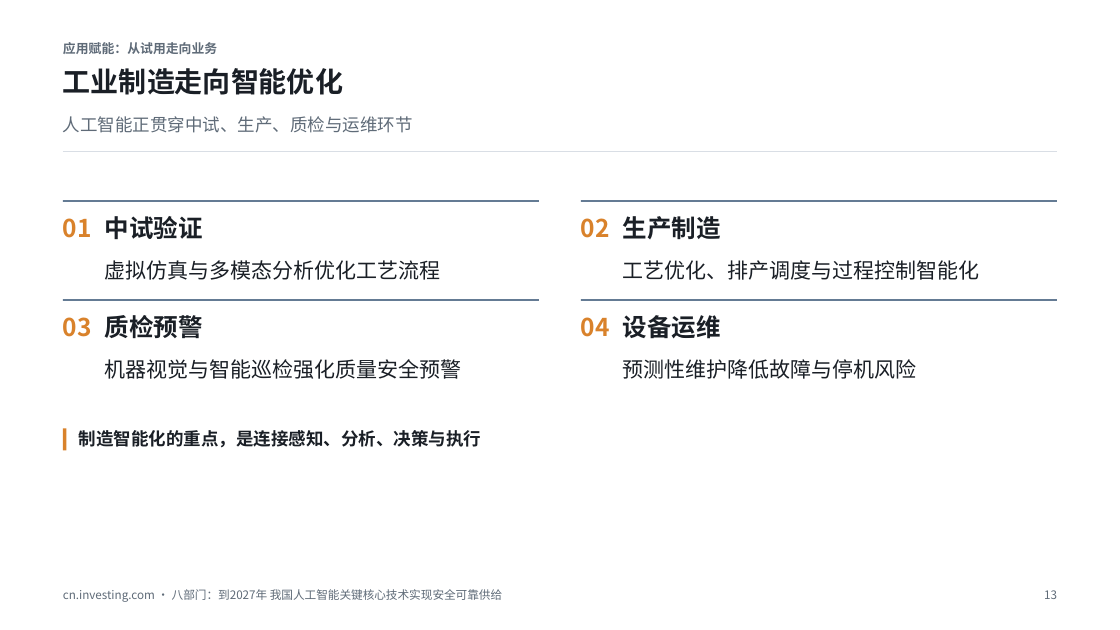
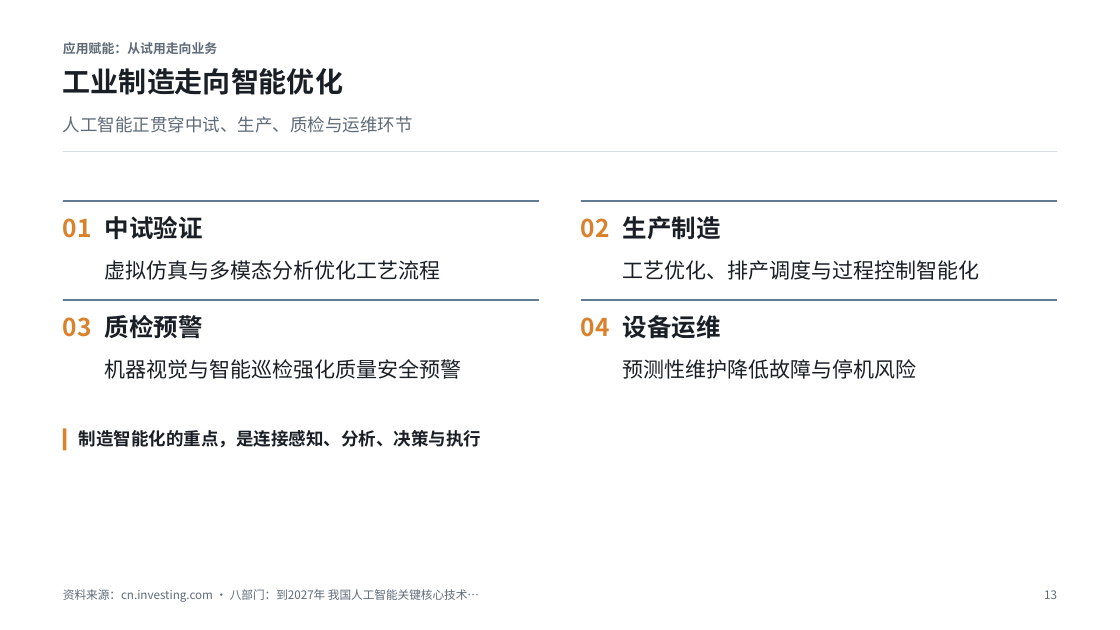
Before and after one commit to Liyilin66/ppt-agent, a slide deck: slide 13 of examples/caict-2024-sample.pptx. Drawn at 1120x630 pixels with LibreOffice and Linux fonts; fonts in the diff are those of the drawing. Boxes give left, top, right and bottom in pixels: in the first picture for what was removed or moved away, otherwise in the second. Text is boxed around its words. In the diff, an @@ line names an element or a change of style, - is before the commit and + after.

Commit message:
Show citations as report names instead of raw filenames
Footers named the uploaded file ("caict_ai_2024.pdf 第 7-13 页"), card
citations scaled up with sparse body text in accent blue, and the same page
was repeated on every card. On a management deck that reads as machine output.

Display only changes; validation still matches the uploaded filenames.
- Report names come from the document itself (PDF cover lines, DOCX title,
  Markdown heading); a cleaned filename stem is shown when nothing is found.
- Footer: "资料来源：issuer《title》第 7–13 页", one mention per report with its
  pages merged; it shortens in steps (issuer, then web titles, then sites
  only) against a measured one-line width instead of clipping mid-title.
- Card refs show only the page when the footer already names the report, use
  a fixed small muted caption, and are dropped when every card cites the
  same page.

The README sample was re-typeset from its cached content with no model or
search calls; its degraded pages are unchanged (3, 5, 18, 19).

Tested: uv run pytest (1699 passed); PowerPoint export of the sample and of
the MCP validation deck, longest footers checked on one line.

```diff
--- a/examples/caict-2024-sample.pptx
+++ b/examples/caict-2024-sample.pptx
@@ text at [63,589,479,602]: text changed @@
-cn.investing.com · 八部门：到2027年 我国人工智能关键核心技术实现安全可靠供给
+资料来源：cn.investing.com · 八部门：到2027年 我国人工智能关键核心技术…
```
Also in this commit, not shown: 16 other slides changed, 8 other files.
